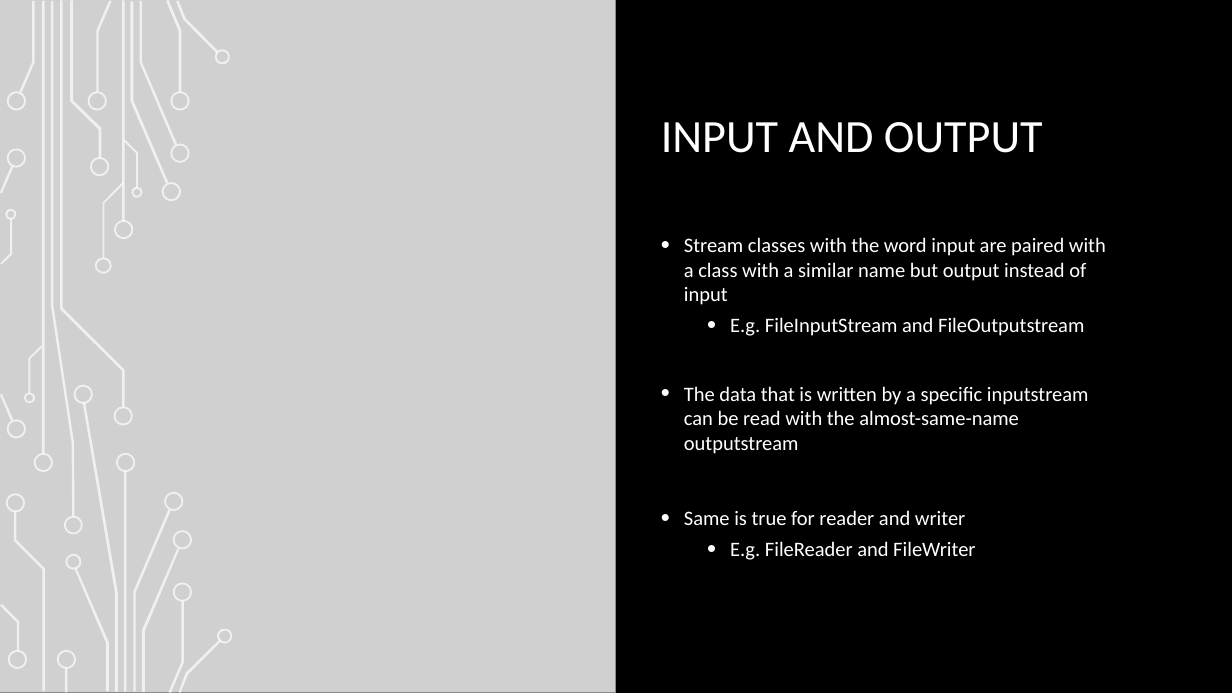
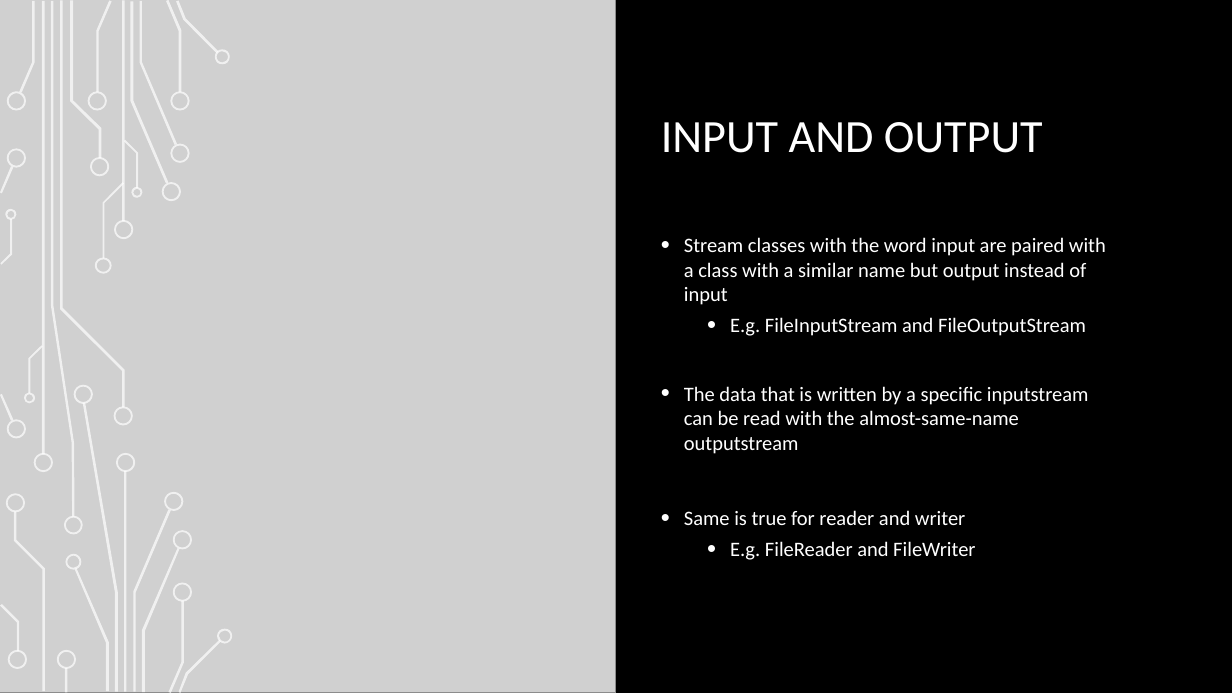
Before and after one commit to BrightBoost/ocp17, a slide deck: slide 11 of OCP io.pptx. Drawn at 1232x693 pixels with LibreOffice and Linux fonts; fonts in the diff are those of the drawing; grey boxes stand for pictures; background and template pictures are left out. Boxes give left, top, right and bottom in pixels: in the first picture for what was removed or moved away, otherwise in the second. Text is boxed around its words. In the diff, an @@ line names an element or a change of style, - is before the commit and + after.

```diff
--- a/OCP io.pptx
+++ b/OCP io.pptx
@@ text at bbox=[730, 317, 1086, 336]: text changed @@
-  • E.g. FileInputStream and FileOutputstream
+  • E.g. FileInputStream and FileOutputStream
```
Also in this commit, not shown: 1 other slide changed, 23 other files.
